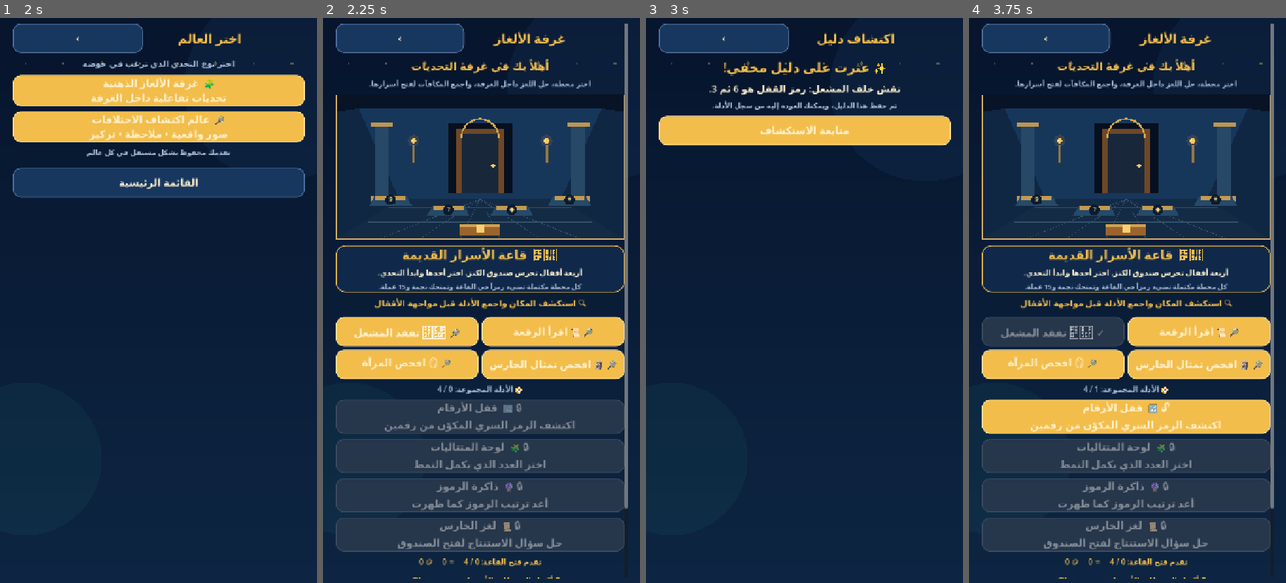
Above: before the commit, frames 1-4 (left to right).
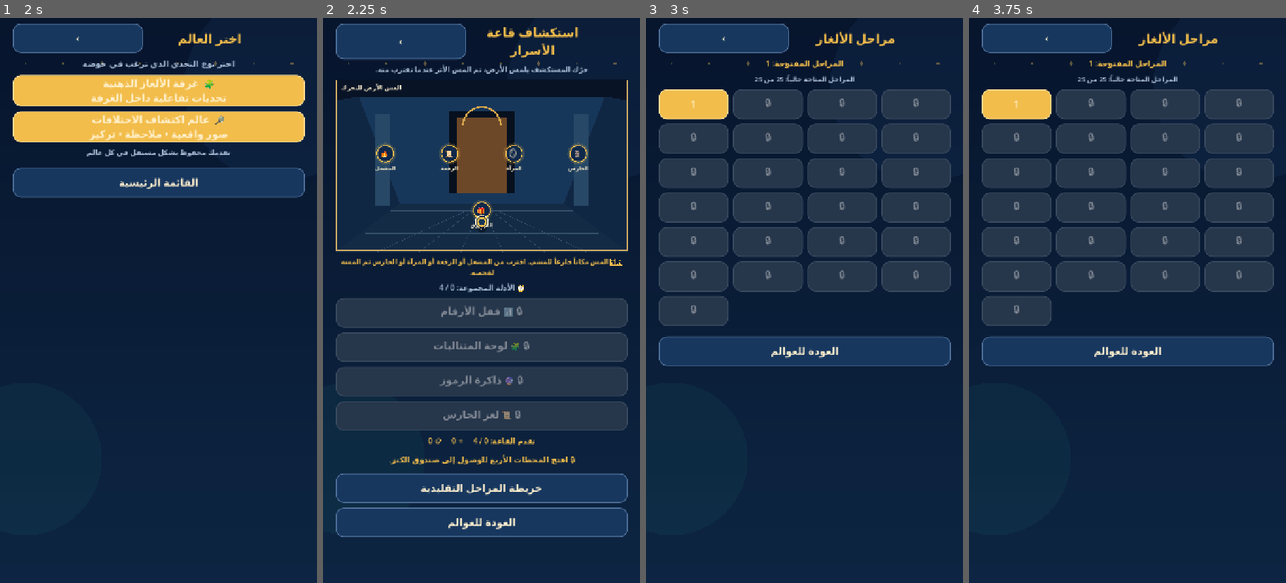
Above: after the commit, the same moments.

Repository: croceh2021-crypto/Puzzle-and-Mind
Game: Godot game, scene res://Main.tscn
The game is run twice, just before and just after one commit, with the same random seed, the same clock (stepped at 60 frames per second) and the same inputs.
Inputs (mouse positions are in pixels of both pictures, inside the frame that each line leads up to):
- Up to frame 1 (2 s): click "ابدأ اللعب" at 0.5 s; click "‹" at 1.25 s
- Up to frame 2 (2.25 s): click "🧩 غرفة الألغاز الذهنية تحديات…" at 2 s
- Up to frame 3 (3 s): click "🔎 🕯️ تفقد المشعل" (after the commit: "خريطة المراحل التقليدية") at 2.75 s
- Up to frame 4 (3.75 s): click (1127, 131) at 3.5 s, where only the run before the commit has a clickable "متابعة الاستكشاف"

Frame 1 is identical in both runs. In frame 2, 41% of the frame differs, in the area x 4-97%, y 1-100%; in frame 3, 35%; in frame 4, 46%.

Commit message:
Add touch movement and proximity exploration to puzzle room

Diff:
--- a/Scripts/main.gd
+++ b/Scripts/main.gd
@@ -269,72 +269,62 @@
 func _show_puzzle_room(push := true) -> void:
     if push: _push("worlds")
     _clear()
-    _header("غرفة الألغاز")
-    root.add_child(_label("أهلاً بك في غرفة التحديات", 25, GOLD))
-    root.add_child(_label("اختر محطة، حل اللغز داخل الغرفة، واجمع المكافآت لفتح أسرارها.", 16, MUTED))
-    # مشهد بصري مرسوم بالكامل داخل Godot حتى يعمل دون ملفات صور إضافية.
-    var hall_visual := RoomHallVisual.new()
-    hall_visual.custom_minimum_size = Vector2(0, clampf(get_viewport_rect().size.y * 0.34, 230.0, 330.0))
-    hall_visual.size_flags_horizontal = Control.SIZE_EXPAND_FILL
-    root.add_child(hall_visual)
-
-    var room_card := PanelContainer.new()
-    var room_style := StyleBoxFlat.new()
-    room_style.bg_color = Color("#10294b")
-    room_style.border_color = GOLD
-    room_style.set_border_width_all(2)
-    room_style.set_corner_radius_all(22)
-    room_card.add_theme_stylebox_override("panel", room_style)
-    var room_body := VBoxContainer.new()
-    room_body.add_theme_constant_override("separation", 10)
-    room_body.add_child(_label("🏛️  قاعة الأسرار القديمة", 28, GOLD))
-    room_body.add_child(_label("أربعة أقفال تحرس صندوق الكنز. اختر أحدها وابدأ التحدي.", 17, CREAM))
-    room_body.add_child(_label("كل محطة مكتملة تضيء رمزاً في القاعة وتمنحك نجمة و15 عملة.", 15, MUTED))
-    room_card.add_child(room_body)
-    root.add_child(room_card)
-    root.add_child(_label("🔍 استكشف المكان واجمع الأدلة قبل مواجهة الأقفال", 19, GOLD))
-    var explore_grid := GridContainer.new()
-    explore_grid.columns = 2
-    explore_grid.add_theme_constant_override("h_separation", 8)
-    explore_grid.add_theme_constant_override("v_separation", 8)
-    root.add_child(explore_grid)
-    var clues := [
-        ["🕯️ تفقد المشعل", "clue_code", "نقش خلف المشعل: رمز القفل هو 6 ثم 3."],
-        ["📜 اقرأ الرقعة", "clue_sequence", "الرقعة تقول: الفروق تزداد بمقدار 2 كل مرة."],
-        ["🪞 افحص المرآة", "clue_memory", "انعكاس المرآة يريك الترتيب: 🌙 ثم ⭐ ثم 🔑."],
-        ["🗿 افحص تمثال الحارس", "clue_riddle", "الحارس يهمس: ما الذي يكبر كلما أزلت منه؟"]
-    ]
-    for clue in clues:
-        var clue_id: String = clue[1]
-        var found := bool(room_evidence.get(clue_id, false))
-        var clue_button := _button(("✓ " if found else "🔎 ") + str(clue[0]), func(): _discover_room_evidence(clue_id, str(clue[2])), not found)
-        clue_button.disabled = found
-        explore_grid.add_child(clue_button)
+    _header("استكشاف قاعة الأسرار")
+    root.add_child(_label("حرّك المستكشف بلمس الأرض، ثم المس الأثر عندما تقترب منه.", 16, MUTED))
+    var explore_view := RoomExploreView.new()
+    explore_view.custom_minimum_size = Vector2(0, clampf(get_viewport_rect().size.y * 0.43, 285.0, 390.0))
+    explore_view.size_flags_horizontal = Control.SIZE_EXPAND_FILL
+    explore_view.evidence_state = room_evidence.duplicate(true)
+    explore_view.completed_state = room_completed.duplicate(true)
+    explore_view.object_interacted.connect(_on_room_object_interacted)
+    root.add_child(explore_view)
+    root.add_child(_label("🕹️ المس مكاناً فارغاً للمشي. اقترب من المشعل أو الرقعة أو المرآة أو الحارس ثم المسه لفحصه.", 15, GOLD))
     root.add_child(_label("🧭 الأدلة المجموعة: %d / 4" % _room_evidence_count(), 17, MUTED))
     var stations := [
-        ["🔢  قفل الأرقام", "اكتشف الرمز السري المكوّن من رقمين", "code", "clue_code"],
-        ["🧩  لوحة المتتاليات", "اختر العدد الذي يكمل النمط", "sequence", "clue_sequence"],
-        ["🔮  ذاكرة الرموز", "أعد ترتيب الرموز كما ظهرت", "memory", "clue_memory"],
-        ["📜  لغز الحارس", "حل سؤال الاستنتاج لفتح الصندوق", "riddle", "clue_riddle"]
+        ["🔢 قفل الأرقام", "code", "clue_code"],
+        ["🧩 لوحة المتتاليات", "sequence", "clue_sequence"],
+        ["🔮 ذاكرة الرموز", "memory", "clue_memory"],
+        ["📜 لغز الحارس", "riddle", "clue_riddle"]
     ]
     for station in stations:
-        var kind: String = station[2]
-        var evidence_id: String = station[3]
+        var kind: String = station[1]
+        var evidence_id: String = station[2]
         var done := bool(room_completed.get(kind, false))
         var unlocked := bool(room_evidence.get(evidence_id, false))
-        var button_text := ("✓ " if done else ("🔓 " if unlocked else "🔒 ")) + str(station[0]) + "\n" + str(station[1])
-        var button := _button(button_text, func(): _start_room_challenge(kind), not done and unlocked)
-        button.disabled = done or not unlocked
-        root.add_child(button)
+        var b := _button(("✓ " if done else ("🔓 " if unlocked else "🔒 ")) + str(station[0]), func(): _start_room_challenge(kind), not done and unlocked)
+        b.disabled = done or not unlocked
+        root.add_child(b)
     var completed_count := 0
     for station_kind in ["code", "sequence", "memory", "riddle"]:
         if bool(room_completed.get(station_kind, false)):
             completed_count += 1
-    root.add_child(_label("تقدم فتح القاعة: %d / 4     ⭐ %d     🪙 %d" % [completed_count, stars, coins], 17, GOLD))
-    var treasure_note := "🎁 صندوق الكنز أصبح مفتوحاً!" if completed_count == 4 else "🔒 أكمل المحطات الأربع لفتح صندوق الكنز."
-    root.add_child(_label(treasure_note, 18, GOLD))
+    root.add_child(_label("تقدم القاعة: %d / 4     ⭐ %d     🪙 %d" % [completed_count, stars, coins], 17, GOLD))
+    root.add_child(_label("🎁 صندوق الكنز مفتوح!" if completed_count == 4 else "🔒 افتح المحطات الأربع للوصول إلى صندوق الكنز.", 18, GOLD))
     root.add_child(_button("خريطة المراحل التقليدية", func(): _show_levels("logic"), false))
     root.add_child(_button("العودة للعوالم", _show_worlds))
+
+func _on_room_object_interacted(object_id: String) -> void:
+    var evidence := {
+        "torch": ["clue_code", "نقش خلف المشعل: رمز القفل هو 6 ثم 3."],
+        "scroll": ["clue_sequence", "الرقعة تقول: الفروق تزداد بمقدار 2 كل مرة."],
+        "mirror": ["clue_memory", "انعكاس المرآة يريك الترتيب: 🌙 ثم ⭐ ثم 🔑."],
+        "guardian": ["clue_riddle", "الحارس يهمس: ما الذي يكبر كلما أزلت منه؟"]
+    }
+    if object_id == "chest":
+        if _room_evidence_count() == 4 and room_completed.size() >= 4:
+            _clear()
+            _header("كنز قاعة الأسرار")
+            root.add_child(_label("🏆", 72, GOLD))
+            root.add_child(_label("لقد فتحت صندوق الكنز!", 28, GOLD))
+            root.add_child(_label("أكملت الأدلة الأربعة وحللت جميع الأقفال. أحسنت أيها المستكشف!", 20))
+            root.add_child(_button("العودة إلى القاعة", _show_puzzle_room, true))
+        else:
+            _show_message("الصندوق مغلق. اجمع الأدلة الأربعة وافتح الأقفال أولاً.")
+        return
+    if not evidence.has(object_id):
+        return
+    var clue: Array = evidence[object_id]
+    _discover_room_evidence(str(clue[0]), str(clue[1]))
 
 func _room_evidence_count() -> int:
     var total := 0
@@ -866,3 +856,126 @@
         draw_rect(Rect2(chest.position.x, chest.position.y, chest.size.x, chest.size.y * 0.30), Color("#d3a14d"), true)
         draw_rect(Rect2(w * 0.485, h * 0.90, w * 0.03, h * 0.05), Color("#f5d16f"), true)
         draw_rect(Rect2(2, 2, w - 4, h - 4), Color("#d3ad65"), false, 2.0)
+
+class RoomExploreView:
+    extends Control
+
+    signal object_interacted(object_id: String)
+
+    var evidence_state: Dictionary = {}
+    var completed_state: Dictionary = {}
+    var player := Vector2(0.50, 0.84)
+    var destination := Vector2(0.50, 0.84)
+    var move_speed := 0.72
+    var hint_text := "المس الأرض للتحرك"
+
+    const OBJECTS := {
+        "torch": Vector2(0.17, 0.43),
+        "scroll": Vector2(0.39, 0.43),
+        "mirror": Vector2(0.61, 0.43),
+        "guardian": Vector2(0.83, 0.43),
+        "chest": Vector2(0.50, 0.76)
+    }
+
+    func _ready() -> void:
+        mouse_filter = Control.MOUSE_FILTER_STOP
+        set_process(true)
+        queue_redraw()
+
+    func _process(delta: float) -> void:
+        var difference := destination - player
+        if difference.length() > 0.006:
+            player = player.move_toward(destination, move_speed * delta)
+            queue_redraw()
+
+    func _gui_input(event: InputEvent) -> void:
+        var point := Vector2(-1, -1)
+        if event is InputEventMouseButton and event.pressed and event.button_index == MOUSE_BUTTON_LEFT:
+            point = event.position
+        elif event is InputEventScreenTouch and event.pressed:
+            point = event.position
+        if point.x < 0.0:
+            return
+        var local := Vector2(point.x / maxf(size.x, 1.0), point.y / maxf(size.y, 1.0))
+        local.x = clampf(local.x, 0.04, 0.96)
+        local.y = clampf(local.y, 0.16, 0.94)
+        var nearest_id := ""
+        var nearest_distance := 10.0
+        for object_id in OBJECTS:
+            var object_pos: Vector2 = OBJECTS[object_id]
+            var distance := local.distance_to(object_pos)
+            if distance < nearest_distance and distance < 0.105:
+                nearest_id = str(object_id)
+                nearest_distance = distance
+        if nearest_id != "":
+            var target: Vector2 = OBJECTS[nearest_id]
+            if player.distance_to(target) <= 0.145:
+                hint_text = "تفحص المكان..."
+                object_interacted.emit(nearest_id)
+            else:
+                destination = Vector2(target.x, minf(target.y + 0.13, 0.91))
+                hint_text = "أنت في طريقك إلى المكان... المسه عند الاقتراب"
+        else:
+            destination = local
+            hint_text = "تحرّك نحو الأثر ثم المسه لفحصه"
+        queue_redraw()
+        accept_event()
+
+    func _draw() -> void:
+        var w := size.x
+        var h := size.y
+        if w < 20.0 or h < 20.0:
+            return
+        draw_rect(Rect2(Vector2.ZERO, size), Color("#081326"), true)
+        draw_colored_polygon(PackedVector2Array([
+            Vector2(w * 0.08, h * 0.10), Vector2(w * 0.92, h * 0.10),
+            Vector2(w * 0.78, h * 0.72), Vector2(w * 0.22, h * 0.72)
+        ]), Color("#17375a"))
+        draw_colored_polygon(PackedVector2Array([
+            Vector2(0, h * 0.12), Vector2(w * 0.08, h * 0.10),
+            Vector2(w * 0.22, h * 0.72), Vector2(0, h)
+        ]), Color("#102744"))
+        draw_colored_polygon(PackedVector2Array([
+            Vector2(w, h * 0.12), Vector2(w * 0.92, h * 0.10),
+            Vector2(w * 0.78, h * 0.72), Vector2(w, h)
+        ]), Color("#102744"))
+        draw_colored_polygon(PackedVector2Array([
+            Vector2(0, h), Vector2(w, h), Vector2(w * 0.78, h * 0.72),
+            Vector2(w * 0.22, h * 0.72)
+        ]), Color("#142b45"))
+        for i in range(1, 6):
+            var t := float(i) / 6.0
+            var y := lerpf(h * 0.72, h * 0.98, t)
+            draw_line(Vector2(w * (0.22 - t * 0.18), y), Vector2(w * (0.78 + t * 0.18), y), Color("#34506a"), 1.2)
+        for i in range(1, 7):
+            draw_line(Vector2(w * 0.5, h * 0.72), Vector2(w * float(i) / 7.0, h), Color("#34506a"), 1.0)
+        draw_rect(Rect2(w * 0.39, h * 0.18, w * 0.22, h * 0.48), Color("#07101e"), true)
+        draw_rect(Rect2(w * 0.415, h * 0.22, w * 0.17, h * 0.44), Color("#6d4828"), true)
+        draw_arc(Vector2(w * 0.50, h * 0.27), w * 0.065, PI, TAU, 32, Color("#d6a64c"), 4.0)
+        for side in [0.16, 0.84]:
+            draw_rect(Rect2(w * (side - 0.025), h * 0.20, w * 0.05, h * 0.53), Color("#274866"), true)
+        _draw_object("torch", "🔥", "المشعل", w, h)
+        _draw_object("scroll", "📜", "الرقعة", w, h)
+        _draw_object("mirror", "🪞", "المرآة", w, h)
+        _draw_object("guardian", "🗿", "الحارس", w, h)
+        _draw_object("chest", "🎁", "الصندوق", w, h)
+        var px := player.x * w
+        var py := player.y * h
+        draw_circle(Vector2(px, py + 7), 12, Color(0, 0, 0, 0.35))
+        draw_circle(Vector2(px, py - 5), 11, Color("#f2bd4b"))
+        draw_circle(Vector2(px, py - 5), 7, Color("#17375a"))
+        draw_arc(Vector2(px, py - 5), 15, 0, TAU, 24, Color("#fff1cf"), 2.0)
+        draw_string(ThemeDB.fallback_font, Vector2(12, 23), hint_text, HORIZONTAL_ALIGNMENT_LEFT, w - 24, 14, Color("#fff1cf"))
+        draw_rect(Rect2(2, 2, w - 4, h - 4), Color("#d3ad65"), false, 2.0)
+
+    func _draw_object(object_id: String, symbol: String, caption: String, w: float, h: float) -> void:
+        var p: Vector2 = OBJECTS[object_id]
+        var center := Vector2(p.x * w, p.y * h)
+        var found := bool(evidence_state.get("clue_" + {"torch":"code", "scroll":"sequence", "mirror":"memory", "guardian":"riddle"}.get(object_id, ""), false))
+        var done := bool(completed_state.get({"torch":"code", "scroll":"sequence", "mirror":"memory", "guardian":"riddle"}.get(object_id, ""), false))
+        var glow := Color("#39b879") if found or done else Color("#f2bd4b")
+        draw_circle(center, 24, Color(glow.r, glow.g, glow.b, 0.18))
+        draw_circle(center, 17, Color("#10294b"))
+        draw_arc(center, 19, 0, TAU, 28, glow, 2.0)
+        draw_string(ThemeDB.fallback_font, center + Vector2(-12, 6), symbol, HORIZONTAL_ALIGNMENT_LEFT, 28, 19, Color("#fff1cf"))
+        draw_string(ThemeDB.fallback_font, center + Vector2(-35, 37), caption + (" ✓" if found or done else ""), HORIZONTAL_ALIGNMENT_CENTER, 70, 12, Color("#fff1cf"))
